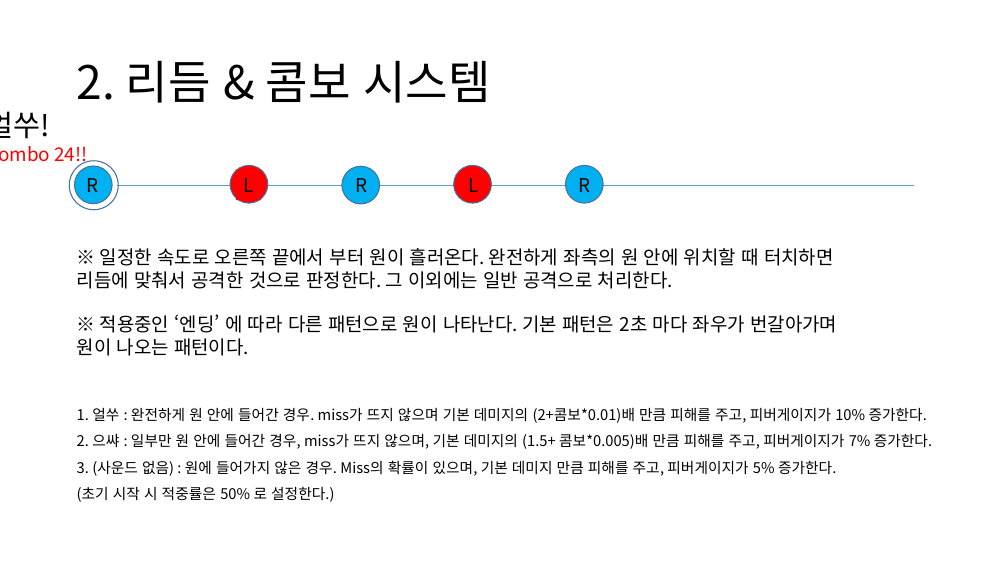
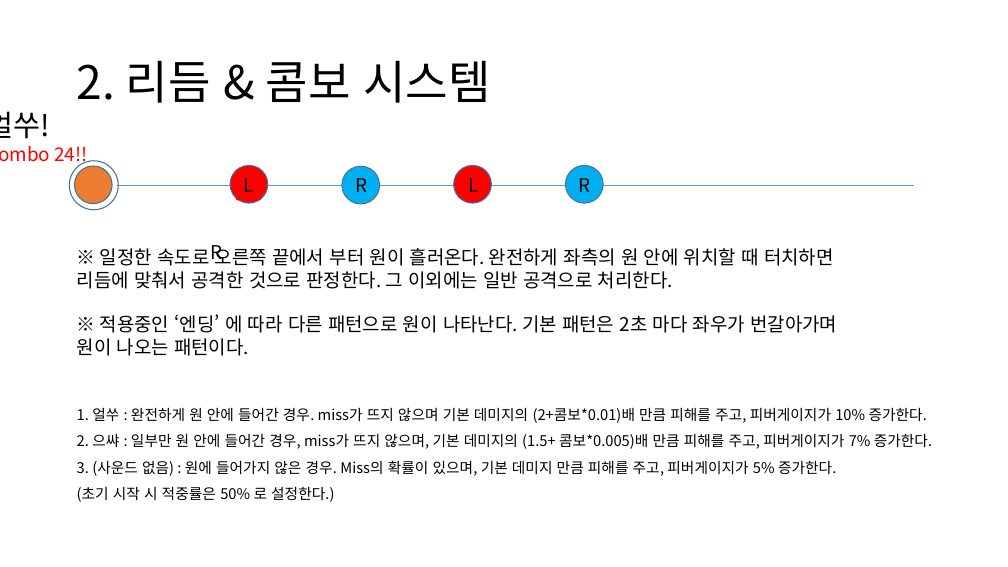
Before and after one commit to NakOh/KoreanCarpenter, a slide deck: slide 4 of 기획/Wood Cutter 시스템.pptx. Drawn at 1008x567 pixels with LibreOffice and Linux fonts; fonts in the diff are those of the drawing. Boxes give left, top, right and bottom in pixels: in the first picture for what was removed or moved away, otherwise in the second. Text is boxed around its words. In the diff, an @@ line names an element or a change of style, - is before the commit and + after.

Commit message:
#7 리듬 기능 초안 완성, 각 버튼 ArrayList로 만들어서 클릭할 경우나 지나칠 경우를 체크한다. (각 버튼마다 Index가 있는 것이다) 스피드 조절 등 해야함

```diff
--- a/기획/Wood Cutter 시스템.pptx
+++ b/기획/Wood Cutter 시스템.pptx
@@ ellipse at (74,166,112,204): fill #00B0F0 to #ED7D31 @@
@@ text "R" rewrapped from (87,178,99,192) to (211,245,223,264) @@
```
Also in this commit, not shown: 5 other files.
